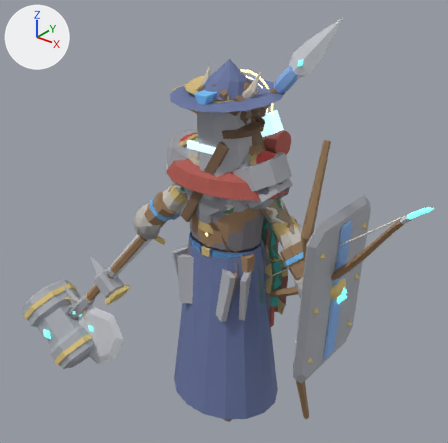
One commit to the Blender file art/creator/humanoid_slim/humanoid_slim_feminine.blend: the scene before it, then after it.
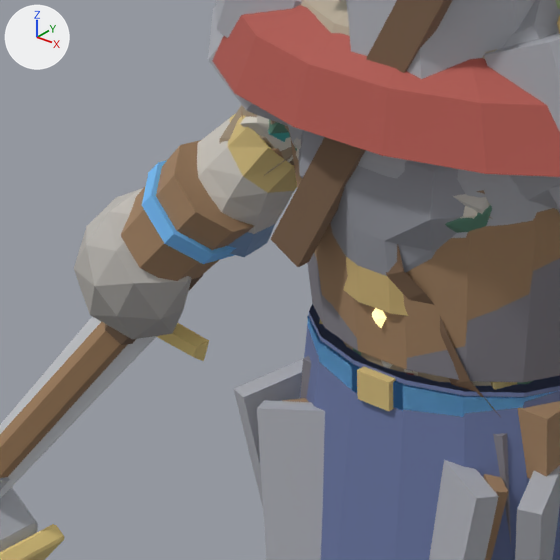
The first picture shows the older version from a 50 mm camera at (1.77, -2.23, 2.52) aimed at (-0.16, 0.19, 1.02). The close-ups show the older and then the newer version on the part from 26% to 56% of the width and 36% to 66% of the height of that picture. Only the edits that show in the close-ups are written down. Arrows for +X, +Y and +Z are at upper left; the lights stay in place.

Names of what the first close-up shows: 'part.arms.bracers', 'part.arms.priestess_sleeves', 'part.arms.stone_fists', 'part.head.great_helm', 'part.shoulders.mantle', 'part.shoulders.slabs', 'part.shoulders.veteran_plate', 'part.torso.coat', 'part.torso.jerkin', 'part.torso.robe', 'part.waist.tassets', 'part.weapon.maul' and 18 more.
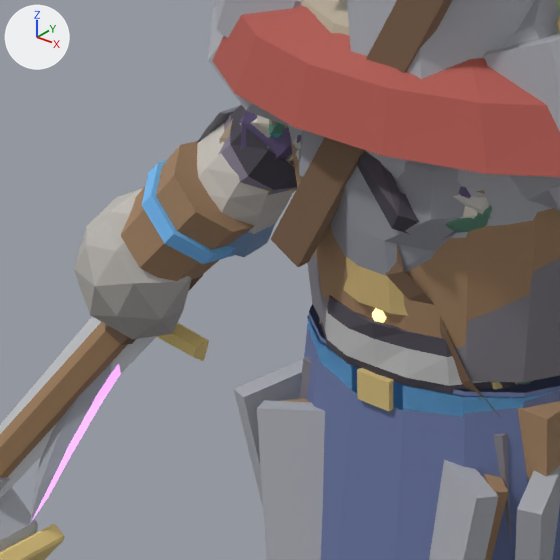
Scene script edits in JSON lines:
```json
{"op": "add", "block": "me_part_weapon_shadow_blade", "code": ["me_part_weapon_shadow_blade = bpy.data.meshes.new('part.weapon.shadow_blade')", "me_part_weapon_shadow_blade.from_pydata(...)  # 87 vertices, 85 faces; spans x -0.807..-0.481, y -0.023..0.048, z 0.466..1.009", "# faces by material slot: [25, 35, 25]", "me_part_weapon_shadow_blade.materials.append(mat_cloth)", "me_part_weapon_shadow_blade.materials.append(mat_metal)", "me_part_weapon_shadow_blade.materials.append(mat_emissive)"]}
{"op": "add", "block": "me_part_waist_shadow_belt", "code": ["me_part_waist_shadow_belt = bpy.data.meshes.new('part.waist.shadow_belt')", "me_part_waist_shadow_belt.from_pydata(...)  # 422 vertices, 398 faces; spans x -0.216..0.215, y -0.16..0.123, z 0.595..1.129", "# faces by material slot: [244, 90, 64]", "me_part_waist_shadow_belt.materials.append(mat_cloth)", "me_part_waist_shadow_belt.materials.append(mat_metal)", "me_part_waist_shadow_belt.materials.append(mat_accent)"]}
{"op": "add", "block": "me_part_torso_shadow_jerkin", "code": ["me_part_torso_shadow_jerkin = bpy.data.meshes.new('part.torso.shadow_jerkin')", "me_part_torso_shadow_jerkin.from_pydata(...)  # 834 vertices, 1019 faces; spans x -0.473..0.475, y -0.165..0.13, z 0.99..1.597", "me_part_torso_shadow_jerkin.materials.append(mat_cloth)"]}
{"op": "add", "block": "me_part_shoulders_shadow_guard", "code": ["me_part_shoulders_shadow_guard = bpy.data.meshes.new('part.shoulders.shadow_guard')", "me_part_shoulders_shadow_guard.from_pydata(...)  # 205 vertices, 209 faces; spans x -0.308..0.138, y -0.194..0.135, z 1.214..1.583", "# faces by material slot: [28, 181]", "me_part_shoulders_shadow_guard.materials.append(mat_cloth)", "me_part_shoulders_shadow_guard.materials.append(mat_metal)"]}
{"op": "add", "block": "me_part_arms_shadow_wraps", "code": ["me_part_arms_shadow_wraps = bpy.data.meshes.new('part.arms.shadow_wraps')", "me_part_arms_shadow_wraps.from_pydata(...)  # 368 vertices, 364 faces; spans x -0.499..0.499, y -0.02..0.103, z 1.036..1.26", "# faces by material slot: [320, 44]", "me_part_arms_shadow_wraps.materials.append(mat_cloth)", "me_part_arms_shadow_wraps.materials.append(mat_metal)"]}
{"op": "add", "block": "ob_part_weapon_shadow_blade", "code": ["ob_part_weapon_shadow_blade = bpy.data.objects.new('part.weapon.shadow_blade', me_part_weapon_shadow_blade)", "ob_part_weapon_shadow_blade.location = (0.0, 0.0, 0.0)"]}
{"op": "add", "block": "ob_part_waist_shadow_belt", "code": ["ob_part_waist_shadow_belt = bpy.data.objects.new('part.waist.shadow_belt', me_part_waist_shadow_belt)", "ob_part_waist_shadow_belt.location = (0.0, 0.0, 0.0)"]}
{"op": "add", "block": "ob_part_torso_shadow_jerkin", "code": ["ob_part_torso_shadow_jerkin = bpy.data.objects.new('part.torso.shadow_jerkin', me_part_torso_shadow_jerkin)", "ob_part_torso_shadow_jerkin.location = (0.0, 0.0, 0.0)"]}
{"op": "add", "block": "ob_part_shoulders_shadow_guard", "code": ["ob_part_shoulders_shadow_guard = bpy.data.objects.new('part.shoulders.shadow_guard', me_part_shoulders_shadow_guard)", "ob_part_shoulders_shadow_guard.location = (0.0, 0.0, 0.0)"]}
{"op": "add", "block": "ob_part_arms_shadow_wraps", "code": ["ob_part_arms_shadow_wraps = bpy.data.objects.new('part.arms.shadow_wraps', me_part_arms_shadow_wraps)", "ob_part_arms_shadow_wraps.location = (0.0, 0.0, 0.0)"]}
```

Boxes (x1, y1, x2, y2) around the edits, measured in the close-ups (560 x 560 px):
```json
{"object": "part.waist.shadow_belt", "change": "added", "after": [319, 295, 516, 394], "faces in mat_accent": [324, 311, 483, 386], "faces in mat_cloth": [319, 295, 516, 394]}
{"object": "part.weapon.shadow_blade", "change": "added", "after": [30, 362, 121, 523], "faces in mat_metal": [30, 362, 112, 523], "faces in mat_emissive": [31, 364, 121, 522]}
{"object": "part.arms.shadow_wraps", "change": "added", "after": [197, 104, 297, 195], "faces in mat_cloth": [219, 104, 297, 195], "faces in mat_metal": [197, 106, 239, 143]}
{"object": "part.shoulders.shadow_guard", "change": "added", "after": [357, 151, 419, 234]}
{"object": "part.torso.shadow_jerkin", "change": "added", "after": [240, 111, 471, 240], "on screen": "mostly hidden"}
```
